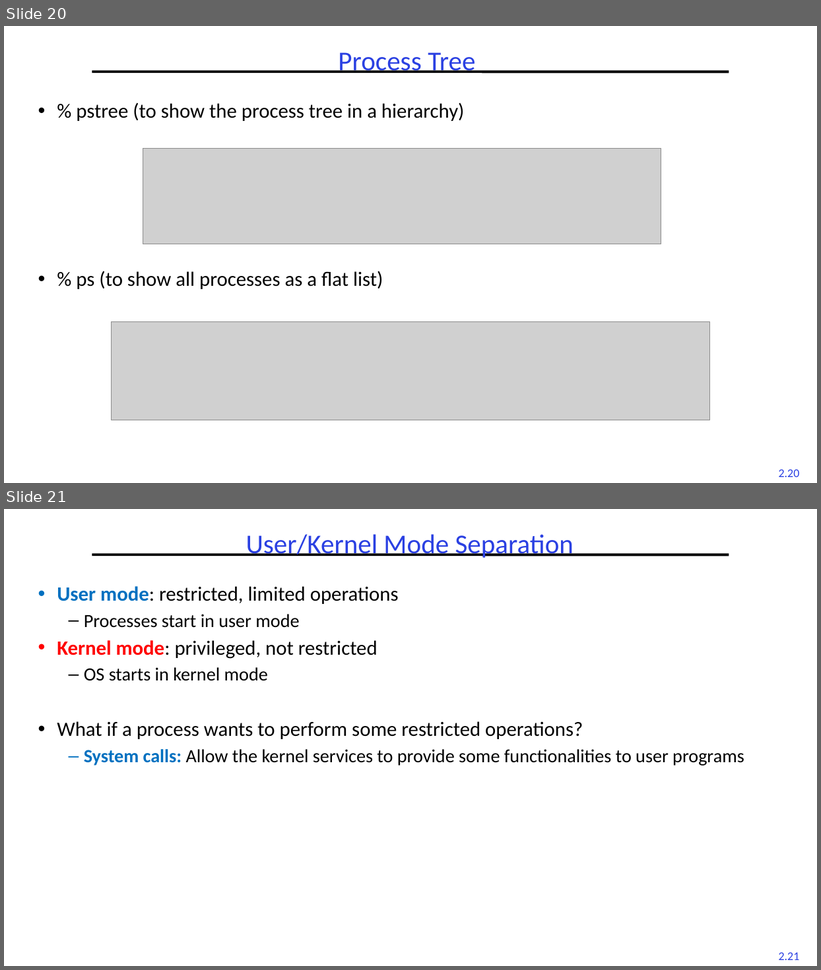
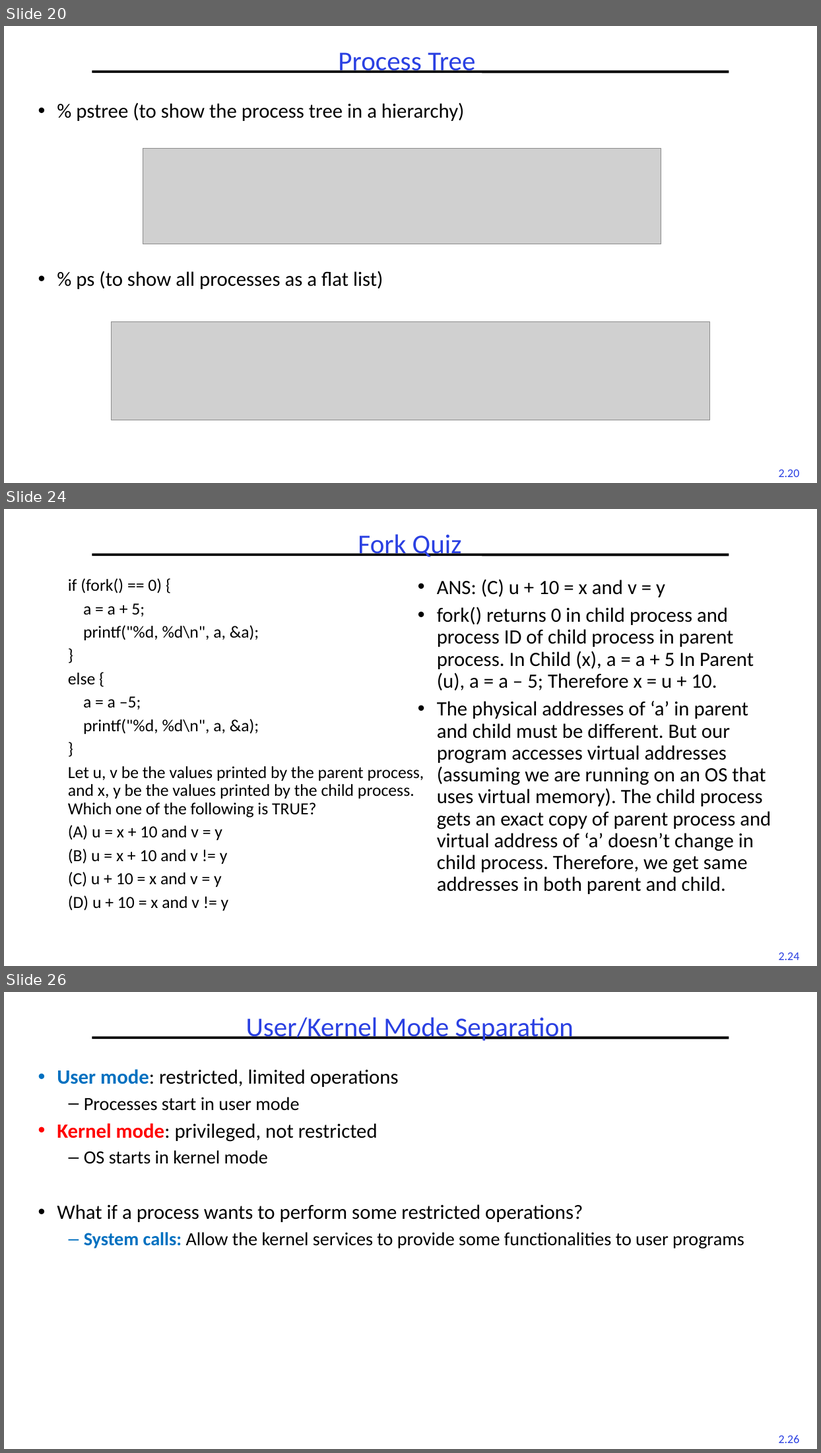
Before and after one commit to guhofstra/CSC256Fa25, a slide deck: PPTs/L2-Processes Threads.pptx. Shown one above the other, each under a label of ours: slides 20 and 21 before the commit, slides 20, 24 and 26 after it; the slides between them are not shown. The pictures are 821x970 and 821x1453 pixels, drawn with LibreOffice and Linux fonts; fonts in the diff are those of the drawing; grey boxes stand for pictures. Boxes give left, top, right and bottom in pixels: in the first picture for what was removed or moved away, otherwise in the second. Text is boxed around its words. In the diff, an @@ line names an element or a change of style, - is before the commit and + after.

```diff
--- a/PPTs/L2-Processes Threads.pptx
+++ b/PPTs/L2-Processes Threads.pptx
@@ slide 24 added at (4,509,817,966), background #FFFFFF; not listed: 2 template elements that a slide beside it also shows @@
@@ title added at (358,534,462,557), 32 pt, text #2A40E2 @@
+Fork Quiz
@@ text added at (68,578,424,911), 20 pt, text #000000 @@
+if (fork() == 0) {
+a = a + 5;
+printf("%d, %d\n", a, &a);
+}
+else {
+a = a –5;
+printf("%d, %d\n", a, &a);
+}
+Let u, v be the values printed by the parent process, and x, y be the values printed by the child process. Which one of the following is TRUE?
+(A) u = x + 10 and v = y
+(B) u = x + 10 and v != y
+(C) u + 10 = x and v = y
+(D) u + 10 = x and v != y
@@ text added at (437,579,771,894), 24 pt, text #000000 @@
+• ANS: (C) u + 10 = x and v = y
+• fork() returns 0 in child process and process ID of child process in parent process. In Child (x), a = a + 5 In Parent (u), a = a – 5; Therefore x = u + 10.
+• The physical addresses of ‘a’ in parent and child must be different. But our program accesses virtual addresses (assuming we are running on an OS that uses virtual memory). The child process gets an exact copy of parent process and virtual address of ‘a’ doesn’t change in child process. Therefore, we get same addresses in both parent and child.
@@ what was slide 21 is now slide 26 @@
@@ page number at (779,1436,800,1443): text changed @@
-2.21
+2.26
```
Also in this commit, not shown: 8 slides changed, 4 other slides added, 3 other files.
